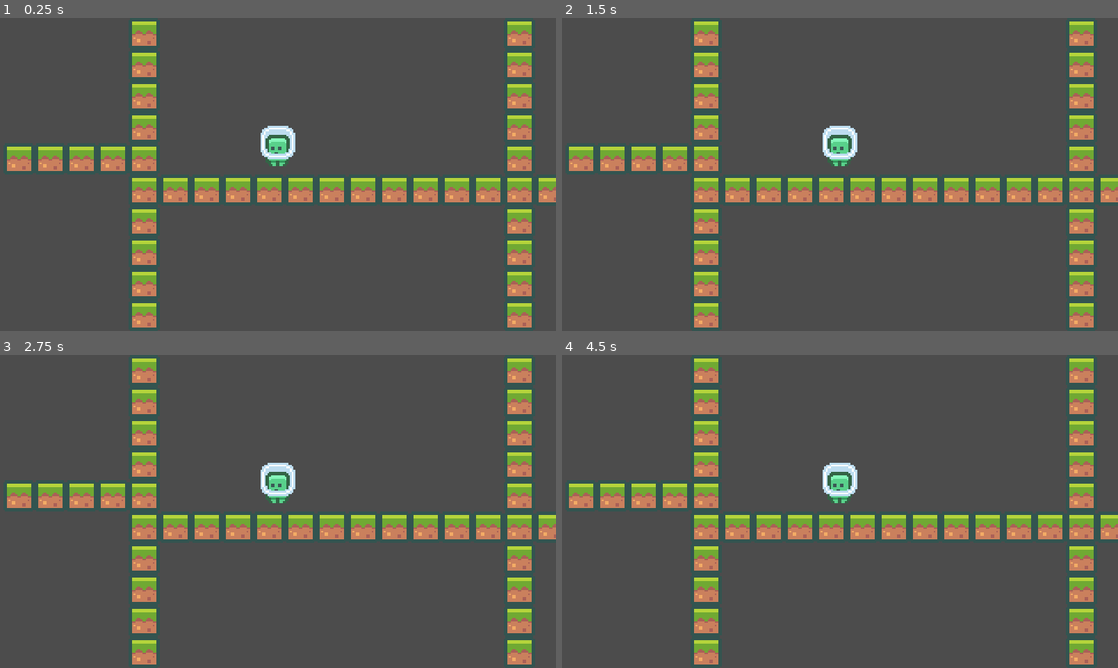
Above: before the commit, frames 1-4 (two rows, left to right).
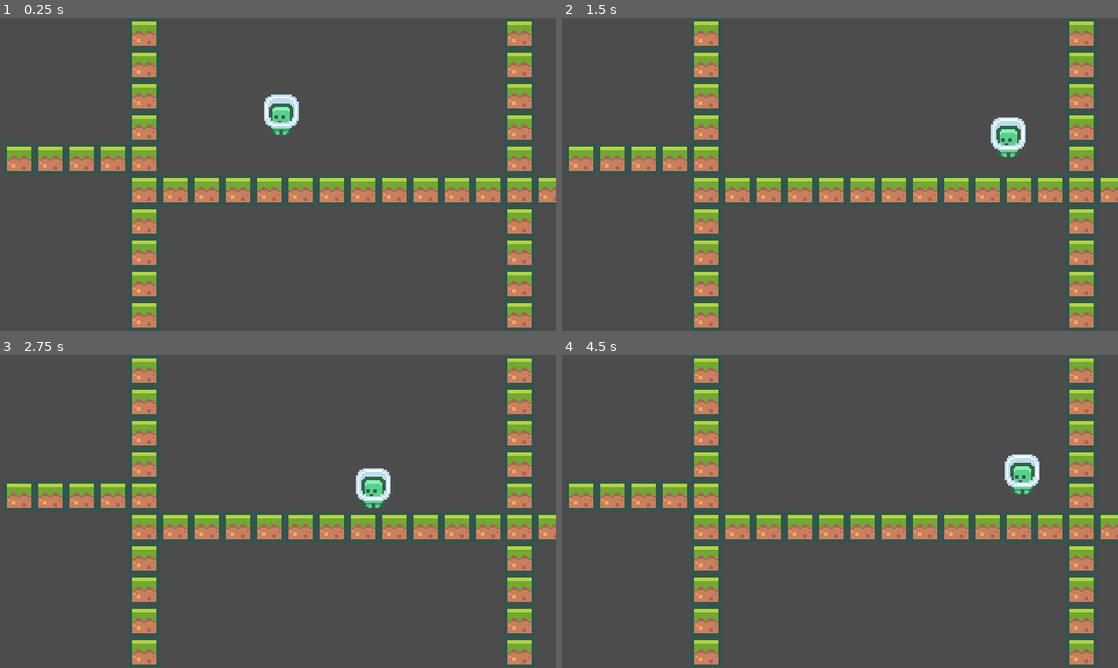
Above: after the commit, the same moments.

Repository: fremydev/2dPlatformerGodot3
Game: Godot game, scene res://scenes/view.tscn
Two runs of this game, one before a commit and one after it. Both use one fixed random seed, a clock stepped at 60 frames per second and the inputs below.
Inputs:
- Up to frame 1 (0.25 s): no input
- Up to frame 2 (1.5 s): hold D (move_right, bound only after the commit) from 0.53 s (still down); tap W (jump, bound only after the commit) at 0.6, 0.77, 1.07, 1.35 s
- Up to frame 3 (2.75 s): tap W (jump, bound only after the commit) at 1.52, 1.82, 2.1 s; release D (move_right, bound only after the commit) at 2.03 s; hold A (move_left, bound only after the commit) from 2.03 s (still down)
- Up to frame 4 (4.5 s): release A (move_left, bound only after the commit) at 2.78 s; hold D (move_right, bound only after the commit) 2.78-4.28 s; tap W (jump, bound only after the commit) at 2.85, 3.02, 3.32, 3.6, 3.77, 4.07, 4.35 s; hold A (move_left, bound only after the commit) from 4.28 s (still down)

The runs differ from the first frame. In frame 1, 1.2% of the frame differs, in the area x 46-54%, y 24-48%; in frame 2, 1.4%, in the area x 46-84%, y 31-48%; in frame 3, 1.4%; in frame 4, 1.4%.

Commit message:
adds player controller

Diff:
--- a/project.godot
+++ b/project.godot
@@ -15,8 +15,8 @@
 
 [display]
 
-window/size/width=640
-window/size/height=360
+window/size/width=1280
+window/size/height=720
 window/size/test_width=1920
 window/size/test_height=1080
 window/stretch/mode="2d"
@@ -50,6 +50,27 @@
 "svg/scale": 1.0
 }
 
+[input]
+
+move_left={
+"deadzone": 0.5,
+"events": [ Object(InputEventKey,"resource_local_to_scene":false,"resource_name":"","device":0,"alt":false,"shift":false,"control":false,"meta":false,"command":false,"pressed":false,"scancode":0,"physical_scancode":65,"unicode":0,"echo":false,"script":null)
+, Object(InputEventKey,"resource_local_to_scene":false,"resource_name":"","device":0,"alt":false,"shift":false,"control":false,"meta":false,"command":false,"pressed":false,"scancode":0,"physical_scancode":16777231,"unicode":0,"echo":false,"script":null)
+ ]
+}
+move_right={
+"deadzone": 0.5,
+"events": [ Object(InputEventKey,"resource_local_to_scene":false,"resource_name":"","device":0,"alt":false,"shift":false,"control":false,"meta":false,"command":false,"pressed":false,"scancode":0,"physical_scancode":68,"unicode":0,"echo":false,"script":null)
+, Object(InputEventKey,"resource_local_to_scene":false,"resource_name":"","device":0,"alt":false,"shift":false,"control":false,"meta":false,"command":false,"pressed":false,"scancode":0,"physical_scancode":16777233,"unicode":0,"echo":false,"script":null)
+ ]
+}
+jump={
+"deadzone": 0.5,
+"events": [ Object(InputEventKey,"resource_local_to_scene":false,"resource_name":"","device":0,"alt":false,"shift":false,"control":false,"meta":false,"command":false,"pressed":false,"scancode":0,"physical_scancode":87,"unicode":0,"echo":false,"script":null)
+, Object(InputEventKey,"resource_local_to_scene":false,"resource_name":"","device":0,"alt":false,"shift":false,"control":false,"meta":false,"command":false,"pressed":false,"scancode":0,"physical_scancode":32,"unicode":0,"echo":false,"script":null)
+ ]
+}
+
 [physics]
 
 common/enable_pause_aware_picking=true
--- /dev/null
+++ b/scenes/Player.gd
@@ -0,0 +1,19 @@
+extends KinematicBody2D
+
+const GRAVITY: int = 300
+const MAXHSPEED: int = 100
+const JUMPSPEED: int = 100
+var velocity: Vector2 = Vector2.ZERO
+
+
+func _process(delta):
+	var move_vector: Vector2 = Vector2.ZERO
+	move_vector.x = Input.get_action_strength("move_right") - Input.get_action_strength("move_left")
+	move_vector.y = -1 if Input.is_action_just_pressed("jump") else 0
+
+	velocity.x = move_vector.x * MAXHSPEED
+
+	if move_vector.y < 0 and is_on_floor():
+		velocity.y = move_vector.y * JUMPSPEED
+	velocity.y += GRAVITY * delta
+	velocity = move_and_slide(velocity, Vector2.UP)
--- a/scenes/main.tscn
+++ b/scenes/main.tscn
@@ -1,8 +1,12 @@
-[gd_scene load_steps=4 format=2]
+[gd_scene load_steps=6 format=2]
 
 [ext_resource path="res://resources/tileset.tres" type="TileSet" id=1]
 [ext_resource path="res://assets/player/character_0000.png" type="Texture" id=2]
 [ext_resource path="res://scenes/GameCamera.gd" type="Script" id=3]
+[ext_resource path="res://scenes/Player.gd" type="Script" id=4]
+
+[sub_resource type="RectangleShape2D" id=1]
+extents = Vector2( 5, 10 )
 
 [node name="Main" type="Node"]
 
@@ -13,13 +17,18 @@
 tile_data = PoolIntArray( 327693, 0, 0, 327705, 0, 0, 393229, 0, 0, 393241, 0, 0, 458765, 0, 0, 458777, 0, 0, 524301, 0 …(411 unchanged characters)…
 
 [node name="Player" type="KinematicBody2D" parent="."]
-position = Vector2( 320, 163 )
+position = Vector2( 322, 135 )
+script = ExtResource( 4 )
 
 [node name="Sprite" type="Sprite" parent="Player"]
 texture = ExtResource( 2 )
 
+[node name="CollisionShape2D" type="CollisionShape2D" parent="Player"]
+position = Vector2( 0, 2 )
+shape = SubResource( 1 )
+
 [node name="GameCamera" type="Camera2D" parent="."]
 position = Vector2( 320, 180 )
 current = true
-zoom = Vector2( 0.5, 0.5 )
+zoom = Vector2( 0.25, 0.25 )
 script = ExtResource( 3 )
--- a/scenes/view.tscn
+++ b/scenes/view.tscn
@@ -7,7 +7,7 @@
 [node name="ViewportContainer" type="ViewportContainer" parent="."]
 margin_right = 320.0
 margin_bottom = 180.0
-rect_scale = Vector2( 2, 2 )
+rect_scale = Vector2( 4, 4 )
 
 [node name="Viewport" type="Viewport" parent="ViewportContainer"]
 size = Vector2( 320, 180 )
